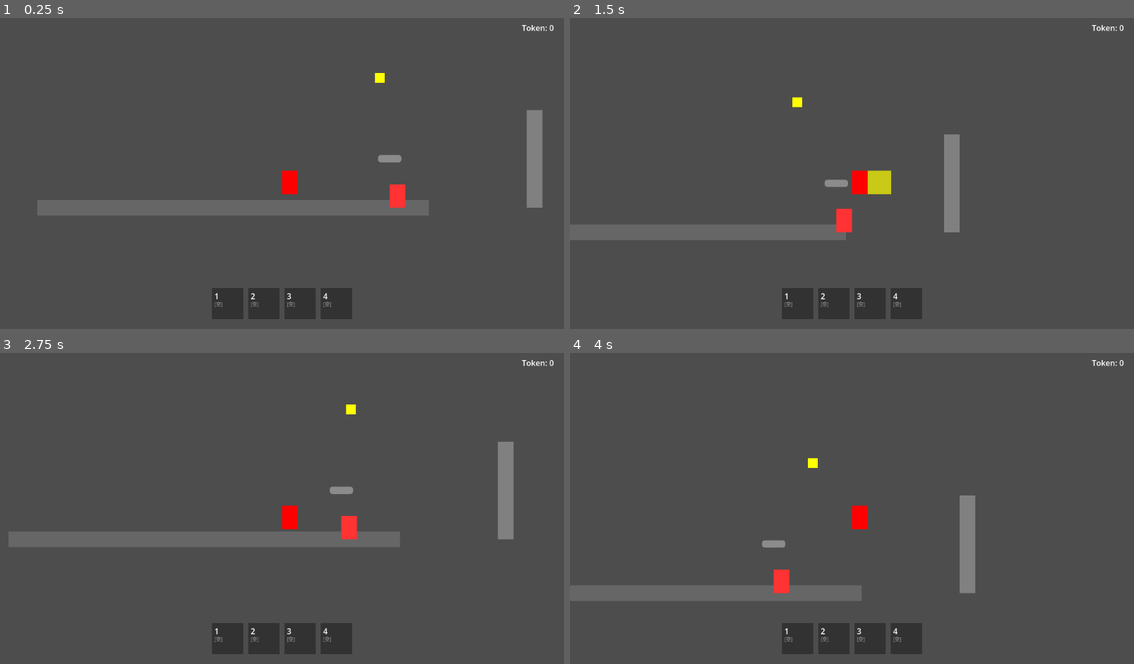
Above: before the commit, frames 1-4 (two rows, left to right).
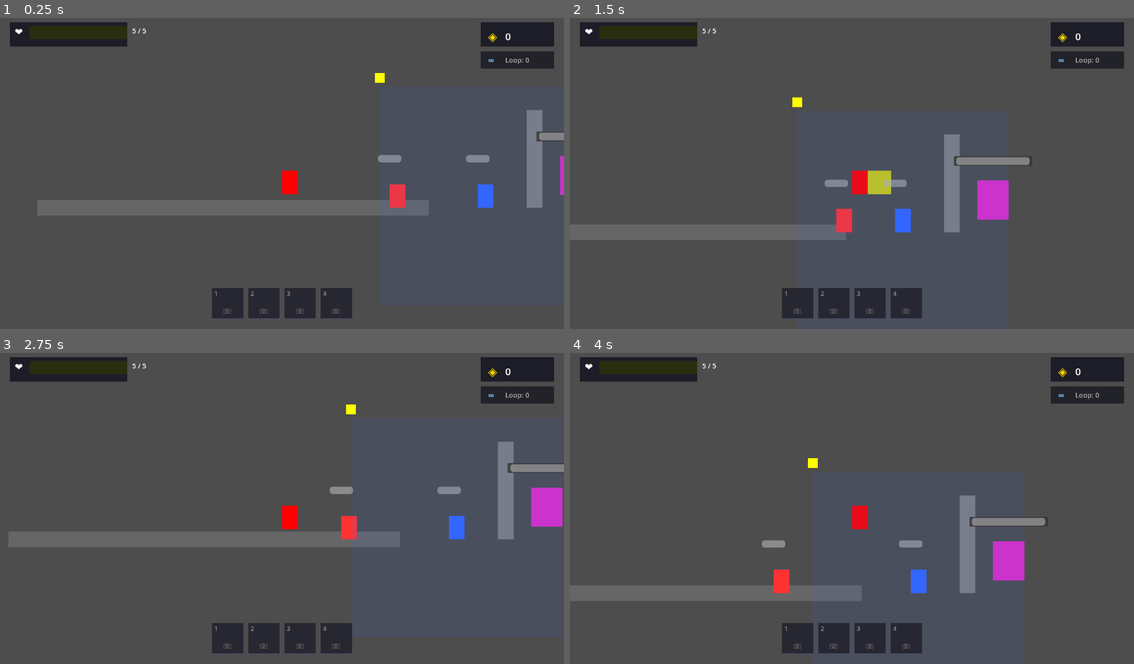
Above: after the commit, the same moments.

Repository: qq554597352/infinity-exe
Game: Godot game, scene res://scenes/levels/test_level.tscn
Two runs of this game, one before a commit and one after it. Both use one fixed random seed, a clock stepped at 60 frames per second and the inputs below.
Inputs:
- Up to frame 1 (0.25 s): no input
- Up to frame 2 (1.5 s): hold D (move_right) from 0.53 s (still down); tap E (grapple) at 0.6 s; tap Space (jump) at 0.77 s; tap J (attack) at 1.35 s
- Up to frame 3 (2.75 s): tap Space (jump) at 1.52 s; tap E (grapple) at 1.55, 2.1 s; release D (move_right) at 2.03 s; hold A (move_left) from 2.03 s (still down)
- Up to frame 4 (4 s): release A (move_left) at 2.78 s; hold D (move_right) from 2.78 s (still down); tap E (grapple) at 2.85, 3.8 s; tap Space (jump) at 3.02, 3.77 s; tap J (attack) at 3.6 s

The runs differ from the first frame. In frame 1, 4.1% of the frame differs, in the area x 1-100%, y 1-97%; in frame 2, 5.2%; in frame 3, 4.9%; in frame 4, 5.2%, in the area x 1-99%, y 1-97%.
Error after the commit: Parse Error: Identifier "_pass" not declared in the current scope. (res://scripts/enemies/tracker.gd:64)

Commit message:
feat: Complete HUD system with health, token, loop, and skills
- Created unified HUD (hud.gd + hud.tscn) replacing separate UI components
- Health bar with color-coded states (green/yellow/red)
- Token display with animation
- Loop counter
- Skill bar with degradation color coding
- Added Tracker and Boss to test level
- Fixed ternary operator in skill_ui.gd

Diff:
--- a/scenes/levels/test_level.tscn
+++ b/scenes/levels/test_level.tscn
@@ -2,10 +2,11 @@
 
 [ext_resource type="PackedScene" path="res://scenes/player/player.tscn" id="1"]
 [ext_resource type="PackedScene" path="res://scenes/enemies/patrol.tscn" id="2"]
-[ext_resource type="Script" path="res://scripts/autoload/grapple_point.gd" id="3"]
-[ext_resource type="PackedScene" path="res://scenes/ui/token_ui.tscn" id="4"]
-[ext_resource type="PackedScene" path="res://scenes/ui/skill_ui.tscn" id="5"]
-[ext_resource type="PackedScene" path="res://scenes/ui/skill_inventory.tscn" id="6"]
+[ext_resource type="PackedScene" path="res://scenes/enemies/tracker.tscn" id="3"]
+[ext_resource type="PackedScene" path="res://scenes/enemies/architect.tscn" id="4"]
+[ext_resource type="Script" path="res://scripts/autoload/grapple_point.gd" id="5"]
+[ext_resource type="PackedScene" path="res://scenes/ui/hud.tscn" id="6"]
+[ext_resource type="PackedScene" path="res://scenes/ui/skill_inventory.tscn" id="7"]
 
 [sub_resource type="RectangleShape2D" id="RectangleShape2D_floor"]
 size = Vector2(800, 32)
@@ -66,8 +67,12 @@
 [node name="Enemy1" parent="." instance=ExtResource("2")]
 position = Vector2(300, 268)
 
-[node name="TokenUI" parent="." instance=ExtResource("4")]
+[node name="Tracker1" parent="." instance=ExtResource("3")]
+position = Vector2(500, 268)
 
-[node name="SkillUI" parent="." instance=ExtResource("5")]
+[node name="Boss1" parent="." instance=ExtResource("4")]
+position = Vector2(700, 250)
 
-[node name="SkillInventory" parent="." instance=ExtResource("6")]
+[node name="HUD" parent="." instance=ExtResource("6")]
+
+[node name="SkillInventory" parent="." instance=ExtResource("7")]
--- /dev/null
+++ b/scenes/ui/hud.tscn
@@ -0,0 +1,10 @@
+[gd_scene format=3]
+
+[ext_resource type="Script" path="res://scripts/ui/hud.gd" id="1_hud"]
+
+[node name="HUD" type="CanvasLayer"]
+script = ExtResource("1_hud")
+health_bar_width = 200.0
+health_bar_height = 20.0
+skill_slot_size = 64.0
+skill_spacing = 10.0
--- /dev/null
+++ b/scripts/ui/hud.gd
@@ -0,0 +1,364 @@
+extends CanvasLayer
+
+# ============ HUD 主控制器 ============
+# 整合血量、Token、技能栏、Loop计数
+
+@export var health_bar_width: float = 200.0
+@export var health_bar_height: float = 20.0
+@export var skill_slot_size: float = 64.0
+@export var skill_spacing: float = 10.0
+
+# 组件引用
+var health_panel: Panel
+var health_bar: ProgressBar
+var token_panel: Panel
+var token_label: Label
+var loop_label: Label
+var skill_slots: Array = []
+
+# 玩家引用
+var player: Node2D = null
+
+func _ready() -> void:
+	_create_hud()
+	_connect_signals()
+	_update_display()
+
+func _process(_delta: float) -> void:
+	# 更新玩家引用
+	if player == null or not is_instance_valid(player):
+		var players = get_tree().get_nodes_in_group("player")
+		if not players.is_empty():
+			player = players[0]
+
+	# 更新血量显示
+	_update_health_display()
+
+	# 处理技能快捷键
+	_handle_skill_input()
+
+# ============ 创建 HUD ============
+
+func _create_hud() -> void:
+	_create_health_ui()
+	_create_token_ui()
+	_create_skill_ui()
+	_create_loop_ui()
+
+# 血量 UI (左上角)
+func _create_health_ui() -> void:
+	health_panel = Panel.new()
+	health_panel.name = "HealthPanel"
+	health_panel.set_anchors_preset(Control.PRESET_TOP_LEFT)
+	health_panel.position = Vector2(20, 20)
+	health_panel.custom_minimum_size = Vector2(health_bar_width + 40, health_bar_height + 30)
+
+	var bg: ColorRect = ColorRect.new()
+	bg.color = Color(0.1, 0.1, 0.15, 0.8)
+	bg.size = health_panel.custom_minimum_size
+	health_panel.add_child(bg)
+
+	var heart_icon: Label = Label.new()
+	heart_icon.text = "❤"
+	heart_icon.position = Vector2(10, 5)
+	heart_icon.add_theme_font_size_override("font_size", 20)
+	health_panel.add_child(heart_icon)
+
+	health_bar = ProgressBar.new()
+	health_bar.name = "HealthBar"
+	health_bar.position = Vector2(40, 8)
+	health_bar.size = Vector2(health_bar_width, health_bar_height)
+	health_bar.max_value = 5
+	health_bar.value = 5
+	health_bar.show_percentage = false
+	health_bar.add_theme_stylebox_override("fill", _create_health_bar_style())
+	health_panel.add_child(health_bar)
+
+	var health_text: Label = Label.new()
+	health_text.name = "HealthText"
+	health_text.text = "5 / 5"
+	health_text.position = Vector2(health_bar_width + 50, 8)
+	health_text.add_theme_font_size_override("font_size", 14)
+	health_panel.add_child(health_text)
+
+	add_child(health_panel)
+
+# Token UI (右上角)
+func _create_token_ui() -> void:
+	token_panel = Panel.new()
+	token_panel.name = "TokenPanel"
+	token_panel.set_anchors_preset(Control.PRESET_TOP_RIGHT)
+	token_panel.position = Vector2(-170, 20)
+	token_panel.custom_minimum_size = Vector2(150, 50)
+
+	var bg: ColorRect = ColorRect.new()
+	bg.color = Color(0.1, 0.1, 0.15, 0.8)
+	bg.size = token_panel.custom_minimum_size
+	token_panel.add_child(bg)
+
+	var coin_icon: Label = Label.new()
+	coin_icon.text = "◈"
+	coin_icon.position = Vector2(15, 12)
+	coin_icon.add_theme_font_size_override("font_size", 24)
+	coin_icon.add_theme_color_override("font_color", Color(1, 0.84, 0))
+	token_panel.add_child(coin_icon)
+
+	token_label = Label.new()
+	token_label.name = "TokenLabel"
+	token_label.text = "0"
+	token_label.position = Vector2(50, 15)
+	token_label.add_theme_font_size_override("font_size", 20)
+	token_label.add_theme_color_override("font_color", Color(1, 1, 1))
+	token_panel.add_child(token_label)
+
+	add_child(token_panel)
+
+# Loop 计数 UI (Token 下方)
+func _create_loop_ui() -> void:
+	var loop_panel: Panel = Panel.new()
+	loop_panel.name = "LoopPanel"
+	loop_panel.set_anchors_preset(Control.PRESET_TOP_RIGHT)
+	loop_panel.position = Vector2(-170, 80)
+	loop_panel.custom_minimum_size = Vector2(150, 35)
+
+	var bg: ColorRect = ColorRect.new()
+	bg.color = Color(0.1, 0.1, 0.15, 0.6)
+	bg.size = loop_panel.custom_minimum_size
+	loop_panel.add_child(bg)
+
+	var loop_icon: Label = Label.new()
+	loop_icon.text = "∞"
+	loop_icon.position = Vector2(15, 5)
+	loop_icon.add_theme_font_size_override("font_size", 18)
+	loop_icon.add_theme_color_override("font_color", Color(0.5, 0.8, 1))
+	loop_panel.add_child(loop_icon)
+
+	loop_label = Label.new()
+	loop_label.name = "LoopLabel"
+	loop_label.text = "Loop: 0"
+	loop_label.position = Vector2(50, 8)
+	loop_label.add_theme_font_size_override("font_size", 14)
+	loop_label.add_theme_color_override("font_color", Color(0.7, 0.7, 0.7))
+	loop_panel.add_child(loop_label)
+
+	add_child(loop_panel)
+
+# 技能栏 UI (底部中央)
+func _create_skill_ui() -> void:
+	var viewport_size: Vector2 = get_viewport().get_visible_rect().size
+	var total_width: float = skill_slot_size * 4 + skill_spacing * 3
+	var start_x: float = (viewport_size.x - total_width) / 2
+	var y_pos: float = viewport_size.y - skill_slot_size - 20
+
+	for i in range(4):
+		var slot: Panel = _create_skill_slot(i)
+		slot.position = Vector2(start_x + i * (skill_slot_size + skill_spacing), y_pos)
+		add_child(slot)
+		skill_slots.append(slot)
+
+func _create_skill_slot(index: int) -> Panel:
+	var slot: Panel = Panel.new()
+	slot.name = "SkillSlot" + str(index)
+	slot.custom_minimum_size = Vector2(skill_slot_size, skill_slot_size)
+
+	# 背景
+	var bg: ColorRect = ColorRect.new()
+	bg.name = "Background"
+	bg.color = Color(0.15, 0.15, 0.2, 0.9)
+	bg.size = Vector2(skill_slot_size, skill_slot_size)
+	slot.add_child(bg)
+
+	# 边框
+	var border: ColorRect = ColorRect.new()
+	border.name = "Border"
+	border.color = Color(0.3, 0.3, 0.4, 1)
+	border.size = Vector2(skill_slot_size, 2)
+	border.position = Vector2(0, skill_slot_size - 2)
+	slot.add_child(border)
+
+	# 快捷键提示
+	var key_label: Label = Label.new()
+	key_label.name = "KeyLabel"
+	key_label.text = str(index + 1)
+	key_label.position = Vector2(5, 3)
+	key_label.add_theme_font_size_override("font_size", 12)
+	key_label.add_theme_color_override("font_color", Color(0.6, 0.6, 0.6))
+	slot.add_child(key_label)
+
+	# 技能名称
+	var name_label: Label = Label.new()
+	name_label.name = "NameLabel"
+	name_label.text = "[空]"
+	name_label.position = Vector2(5, skill_slot_size - 25)
+	name_label.add_theme_font_size_override("font_size", 10)
+	name_label.add_theme_color_override("font_color", Color(0.5, 0.5, 0.5))
+	name_label.horizontal_alignment = HORIZONTAL_ALIGNMENT_CENTER
+	name_label.size = Vector2(skill_slot_size - 10, 20)
+	slot.add_child(name_label)
+
+	return slot
+
+func _create_health_bar_style() -> StyleBoxFlat:
+	var style: StyleBoxFlat = StyleBoxFlat.new()
+	style.bg_color = Color(0.8, 0.2, 0.2, 1)  # 红色
+	style.corner_radius_top_left = 4
+	style.corner_radius_top_right = 4
+	style.corner_radius_bottom_left = 4
+	style.corner_radius_bottom_right = 4
+	return style
+
+# ============ 信号连接 ============
+
+func _connect_signals() -> void:
+	GameManager.token_changed.connect(_on_token_changed)
+	GameManager.game_reset.connect(_on_game_reset)
+
+# ============ 信号处理 ============
+
+func _on_token_changed(new_amount: int) -> void:
+	if token_label:
+		token_label.text = str(new_amount)
+
+	# Token 变化动画
+	if token_label:
+		var tween := create_tween()
+		tween.tween_property(token_label, "scale", Vector2(1.2, 1.2), 0.1)
+		tween.tween_property(token_label, "scale", Vector2(1, 1), 0.1)
+
+func _on_game_reset() -> void:
+	_update_display()
+
+# ============ 更新显示 ============
+
+func _update_display() -> void:
+	_update_token_display()
+	_update_loop_display()
+	_update_skill_display()
+
+func _update_health_display() -> void:
+	if player == null or not is_instance_valid(player):
+		return
+
+	if health_bar:
+		var player_script = player as PlayerController
+		if player_script:
+			health_bar.value = player_script.current_health
+
+			# 更新血条颜色
+			var health_percent: float = float(player_script.current_health) / float(player_script.max_health)
+			if health_percent > 0.6:
+				health_bar.modulate = Color(0.2, 0.9, 0.3)  # 绿色
+			elif health_percent > 0.3:
+				health_bar.modulate = Color(1, 0.8, 0.2)  # 黄色
+			else:
+				health_bar.modulate = Color(0.9, 0.2, 0.2)  # 红色
+
+	var health_text: Label = health_panel.get_node_or_null("HealthText")
+	if health_text and player:
+		var player_script = player as PlayerController
+		if player_script:
+			health_text.text = str(player_script.current_health) + " / " + str(player_script.max_health)
+
+func _update_token_display() -> void:
+	if token_label:
+		token_label.text = str(GameManager.token)
+
+func _update_loop_display() -> void:
+	if loop_label:
+		loop_label.text = "Loop: " + str(GameManager.loop_count)
+
+func _update_skill_display() -> void:
+	var equipped: Array = SkillManager.get_equipped_skills()
+
+	for i in range(4):
+		var slot: Panel = skill_slots[i]
+		if slot == null:
+			continue
+
+		var bg: ColorRect = slot.get_node_or_null("Background")
+		var name_label: Label = slot.get_node_or_null("NameLabel")
+
+		if name_label == null:
+			continue
+
+		# 获取技能数据
+		var skill_data = null
+		if i < equipped.size():
+			skill_data = equipped[i]
+
+		if skill_data != null and typeof(skill_data) == TYPE_DICTIONARY:
+			# 有技能
+			var skill_name: String = str(skill_data.get("name", "?"))
+			name_label.text = skill_name.substr(0, min(skill_name.length(), 8))
+
+			# 降级颜色
+			var deg: int = int(skill_data.get("degradation", 0))
+			match deg:
+				0: name_label.add_theme_color_override("font_color", Color(0, 1, 1))  # 青色
+				1: name_label.add_theme_color_override("font_color", Color(1, 1, 0))  # 黄色
+				2: name_label.add_theme_color_override("font_color", Color(1, 0.5, 0))  # 橙色
+				3: name_label.add_theme_color_override("font_color", Color(1, 0, 0))  # 红色
+				_: name_label.add_theme_color_override("font_color", Color(0.5, 0.5, 0.5))
+
+			# 背景高亮
+			if bg:
+				bg.color = Color(0.2, 0.3, 0.4, 0.9)
+		else:
+			# 空槽
+			name_label.text = "[空]"
+			name_label.add_theme_color_override("font_color", Color(0.4, 0.4, 0.4))
+			if bg:
+				bg.color = Color(0.15, 0.15, 0.2, 0.9)
+
+# ============ 技能输入 ============
+
+func _handle_skill_input() -> void:
+	for i in range(4):
+		if Input.is_action_just_pressed("skill_" + str(i + 1)):
+			_use_skill(i)
+
+func _use_skill(slot_index: int) -> void:
+	var equipped: Array = SkillManager.get_equipped_skills()
+	if slot_index >= equipped.size():
+		return
+
+	var skill_data = equipped[slot_index]
+	if skill_data == null or typeof(skill_data) != TYPE_DICTIONARY:
+		return
+
+	# 检查降级
+	var deg: int = int(skill_data.get("degradation", 0))
+	if deg >= 3:
+		print("技能已损坏，无法使用！")
+		return
+
+	var skill_id: String = str(skill_data.get("id", ""))
+	print("使用技能: ", skill_id)
+
+	match skill_id:
+		"dash_strike":
+			_exec_dash_strike()
+		"bullet_bloom":
+			_exec_bullet_bloom()
+		"drain_process":
+			_exec_drain_process()
+		"evasion_protocol":
+			_exec_evasion_protocol()
+
+func _exec_dash_strike() -> void:
+	if player and player.has_method("dash_strike"):
+		player.dash_strike()
+
+func _exec_bullet_bloom() -> void:
+	if player and player.has_method("bullet_bloom"):
+		player.bullet_bloom()
+
+func _exec_drain_process() -> void:
+	if player:
+		player.drain_process_active = true
+		await get_tree().create_timer(10.0).timeout
+		player.drain_process_active = false
+
+func _exec_evasion_protocol() -> void:
+	if player and player.has_method("evasion_protocol"):
+		player.evasion_protocol()
--- a/scripts/ui/skill_ui.gd
+++ b/scripts/ui/skill_ui.gd
@@ -55,7 +55,9 @@
 		var name_label: Label = slot.get_node_or_null("NameLabel")
 
 		if name_label != null:
-			var skill_data = equipped[i] if i < equipped.size() else null
+			var skill_data = null
+			if i < equipped.size():
+				skill_data = equipped[i]
 
 			if skill_data != null and typeof(skill_data) == TYPE_DICTIONARY:
 				var skill_name: String = ""
Not shown: 1 places in scenes/levels/test_level.tscn that only renumber resources
